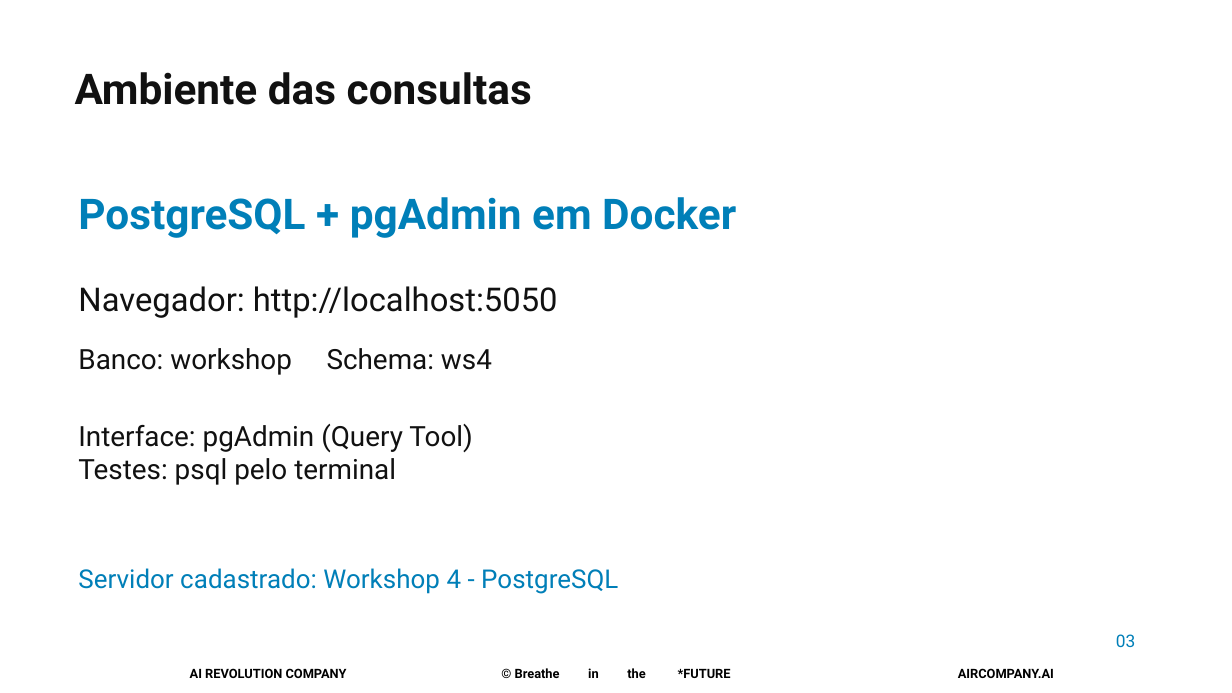
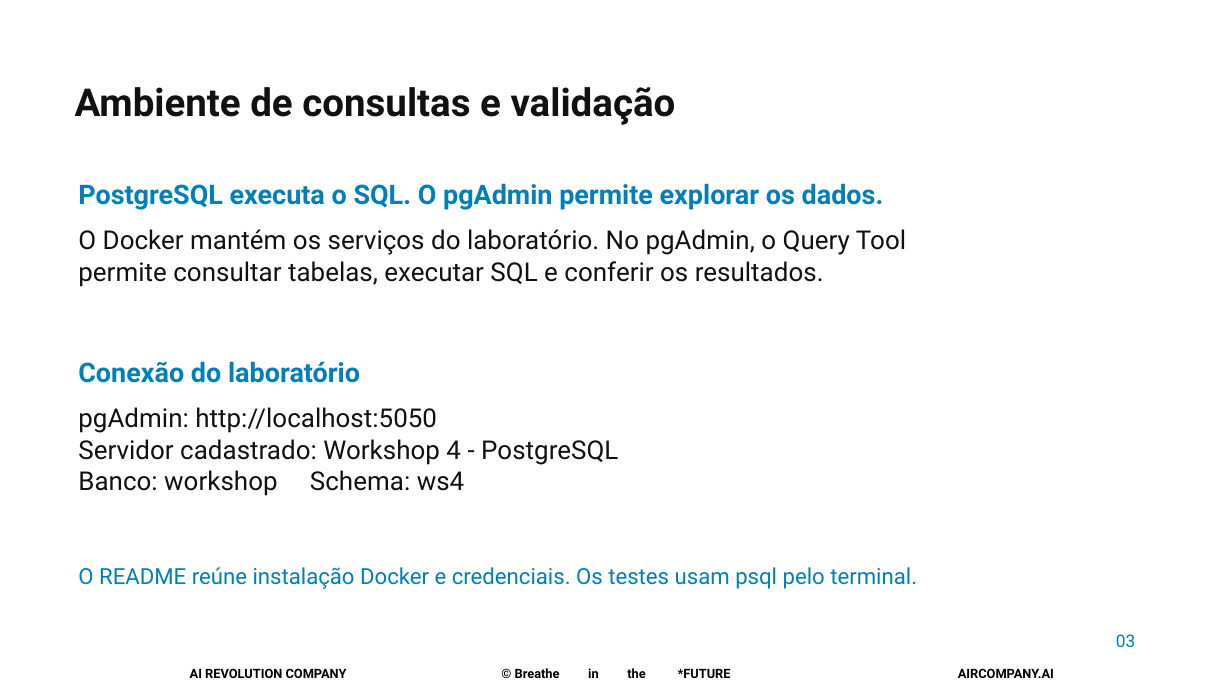
Before and after one commit to pedropalmieri/workshop4-pr-sql-ia, a slide deck: slide 3 of materiais/Workshop4-19nov2026.pptx. Drawn at 1232x693 pixels with LibreOffice and Linux fonts; fonts in the diff are those of the drawing; background and template pictures are left out. Boxes give left, top, right and bottom in pixels: in the first picture for what was removed or moved away, otherwise in the second. Text is boxed around its words. In the diff, an @@ line names an element or a change of style, - is before the commit and + after.

```diff
--- a/materiais/Workshop4-19nov2026.pptx
+++ b/materiais/Workshop4-19nov2026.pptx
@@ text at box(75, 87, 676, 125): text changed; size 33 to 30 pt @@
-Ambiente das consultas
+Ambiente de consultas e validação
@@ text at box(78, 183, 884, 210): text changed; size 33 to 21 pt @@
-PostgreSQL + pgAdmin em Docker
+PostgreSQL executa o SQL. O pgAdmin permite explorar os dados.
@@ text added at box(78, 229, 906, 287), 20.2 pt, text #111111 @@
+O Docker mantém os serviços do laboratório. No pgAdmin, o Query Tool
+permite consultar tabelas, executar SQL e conferir os resultados.
@@ text removed at box(78, 286, 558, 318) @@
-Navegador: http://localhost:5050
@@ text added at box(78, 361, 360, 383), 21 pt, text #007FB8, bold @@
+Conexão do laboratório
@@ text "pgAdmin: http://localhost:5050": place and size @@
-text "pgAdmin: http://localhost:5050" at box(78, 348, 492, 375)
+text "pgAdmin: http://localhost:5050" at box(78, 407, 618, 496)
@@ text at box(78, 407, 618, 465): paragraphs added @@
+pgAdmin: http://localhost:5050
+Servidor cadastrado: Workshop 4 - PostgreSQL
@@ text removed at box(78, 424, 473, 485) @@
-Interface: pgAdmin (Query Tool)
-Testes: psql pelo terminal
@@ text at box(78, 470, 465, 496): size 21.8 to 20.2 pt in "Banco: workshop Schema: ws4" @@
@@ text removed at box(78, 568, 618, 594) @@
-Servidor cadastrado: Workshop 4 - PostgreSQL
@@ text added at box(78, 567, 917, 589), 17.2 pt, text #007FB8 @@
+O README reúne instalação Docker e credenciais. Os testes usam psql pelo terminal.
```
Also in this commit, not shown: 6 other slides changed, 7 slides added, 7 slides removed.
